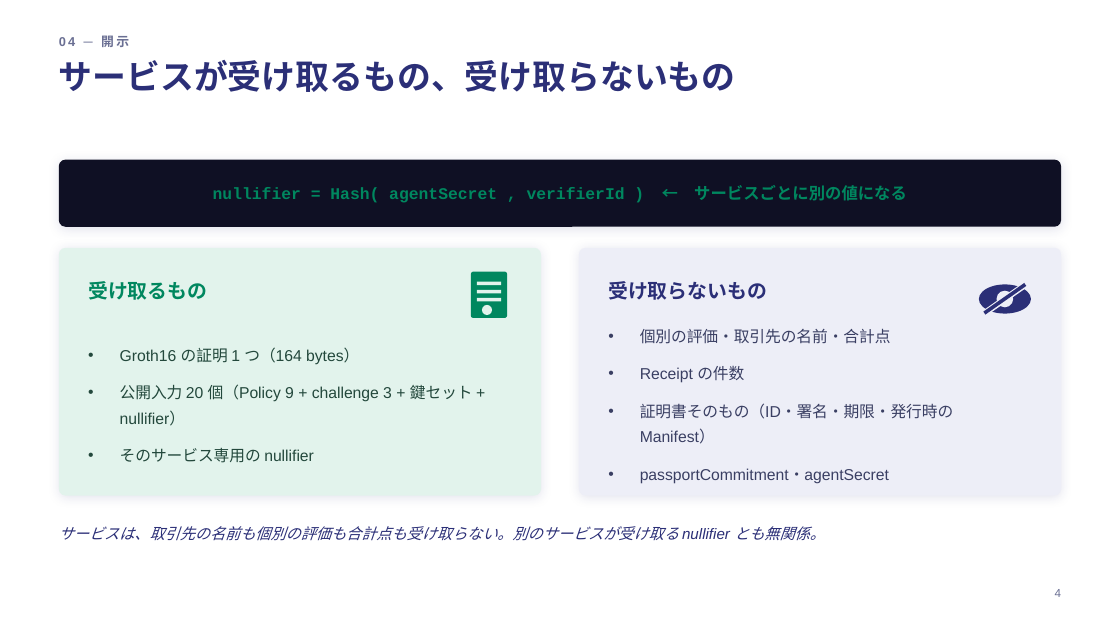
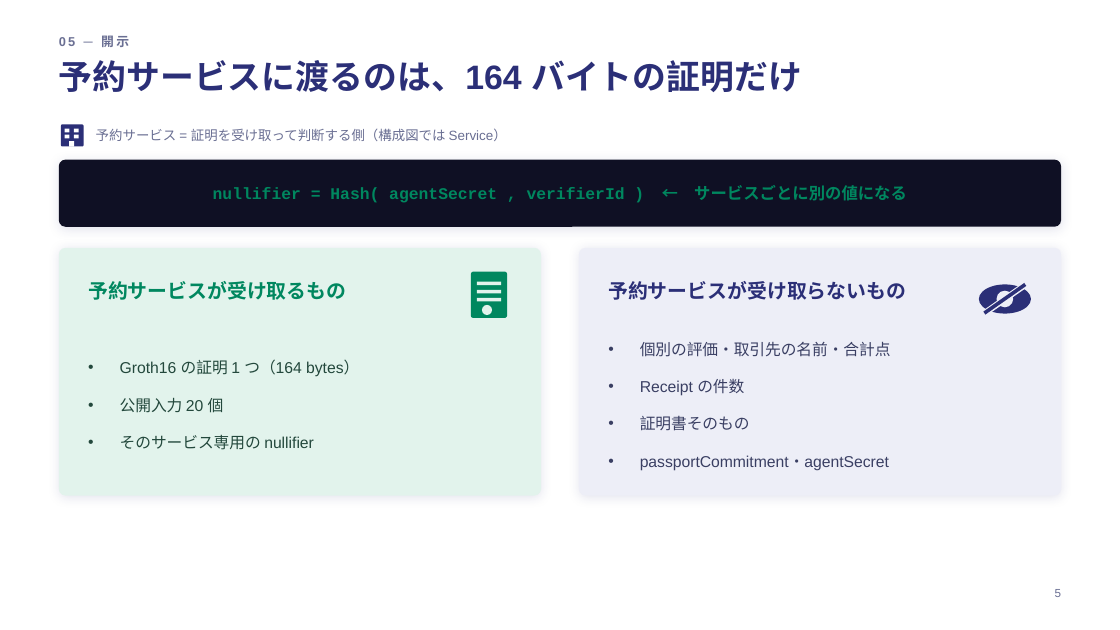
Before and after one commit to da1suk8/zk-agent-passport, a slide deck: slide 6 of docs/slides/zk-agent-passport.pptx (slide 5 before the commit). Drawn at 1120x630 pixels with LibreOffice and Linux fonts; fonts in the diff are those of the drawing. Boxes give left, top, right and bottom in pixels: in the first picture for what was removed or moved away, otherwise in the second. Text is boxed around its words. In the diff, an @@ line names an element or a change of style, - is before the commit and + after.

```diff
--- a/docs/slides/zk-agent-passport.pptx
+++ b/docs/slides/zk-agent-passport.pptx
@@ text at bbox=[59, 35, 129, 47]: text changed @@
-04 ─ 開示
+05 ─ 開示
@@ text at bbox=[59, 60, 802, 92]: text changed @@
-サービスが受け取るもの、受け取らないもの
+予約サービスに渡るのは、164 バイトの証明だけ
@@ rounded rectangle added at bbox=[61, 124, 84, 146], fill #2B2F77 @@
@@ rectangle added at bbox=[65, 129, 70, 132], fill #FFFFFF @@
@@ rectangle added at bbox=[65, 134, 70, 138], fill #FFFFFF @@
@@ rectangle added at bbox=[69, 141, 74, 146], fill #FFFFFF @@
@@ rectangle added at bbox=[74, 129, 79, 132], fill #FFFFFF @@
@@ rectangle added at bbox=[74, 134, 79, 138], fill #FFFFFF @@
@@ text added at bbox=[96, 129, 507, 141], 11.5 pt, text #6A6F93 @@
+予約サービス = 証明を受け取って判断する側（構成図では Service）
@@ text at bbox=[88, 281, 346, 300]: text changed @@
-受け取るもの
+予約サービスが受け取るもの
@@ text at bbox=[608, 281, 906, 300]: text changed @@
-受け取らないもの
+予約サービスが受け取らないもの
@@ text at bbox=[120, 398, 224, 413]: text changed @@
-• 公開入力 20 個（Policy 9 + challenge 3 + 鍵セット + nullifier）
+• 公開入力 20 個
@@ text at bbox=[640, 416, 750, 431]: text changed @@
-• 証明書そのもの（ID・署名・期限・発行時の Manifest）
+• 証明書そのもの
@@ text removed at bbox=[59, 526, 825, 541] @@
-サービスは、取引先の名前も個別の評価も合計点も受け取らない。別のサービスが受け取る nullifier とも無関係。
@@ text at bbox=[1055, 589, 1061, 597]: text changed @@
-4
+5
```
Also in this commit, not shown: 17 other slides changed, 1 slide added, 1 other file.
